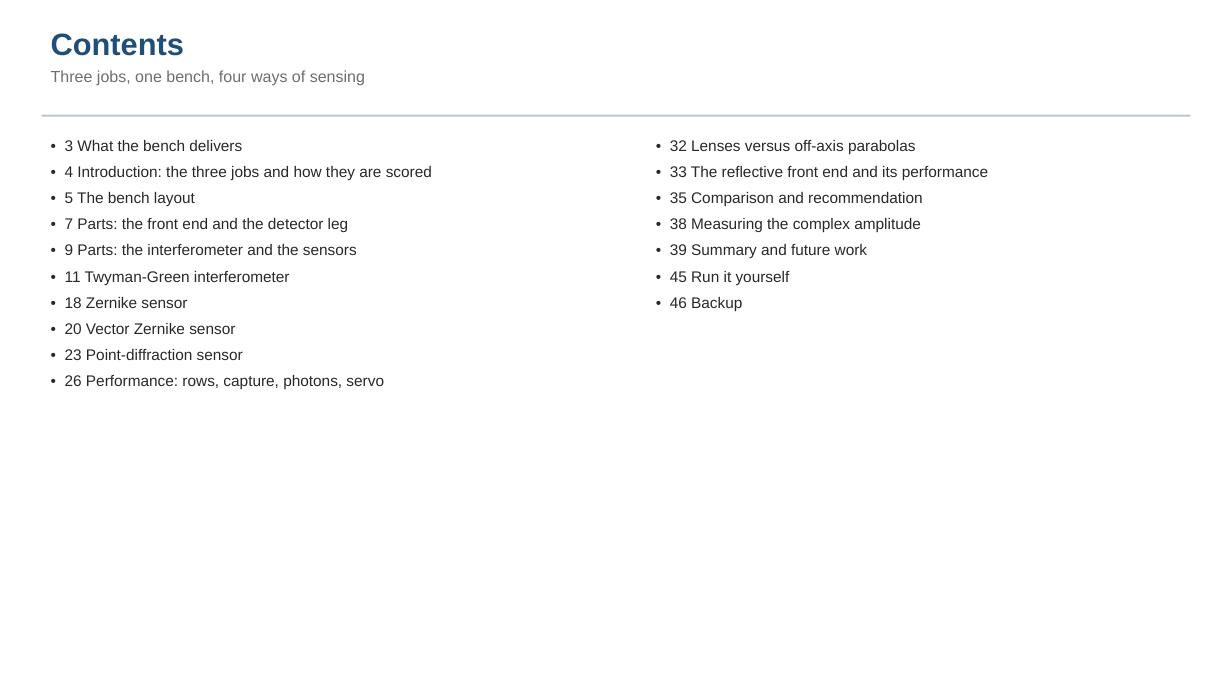
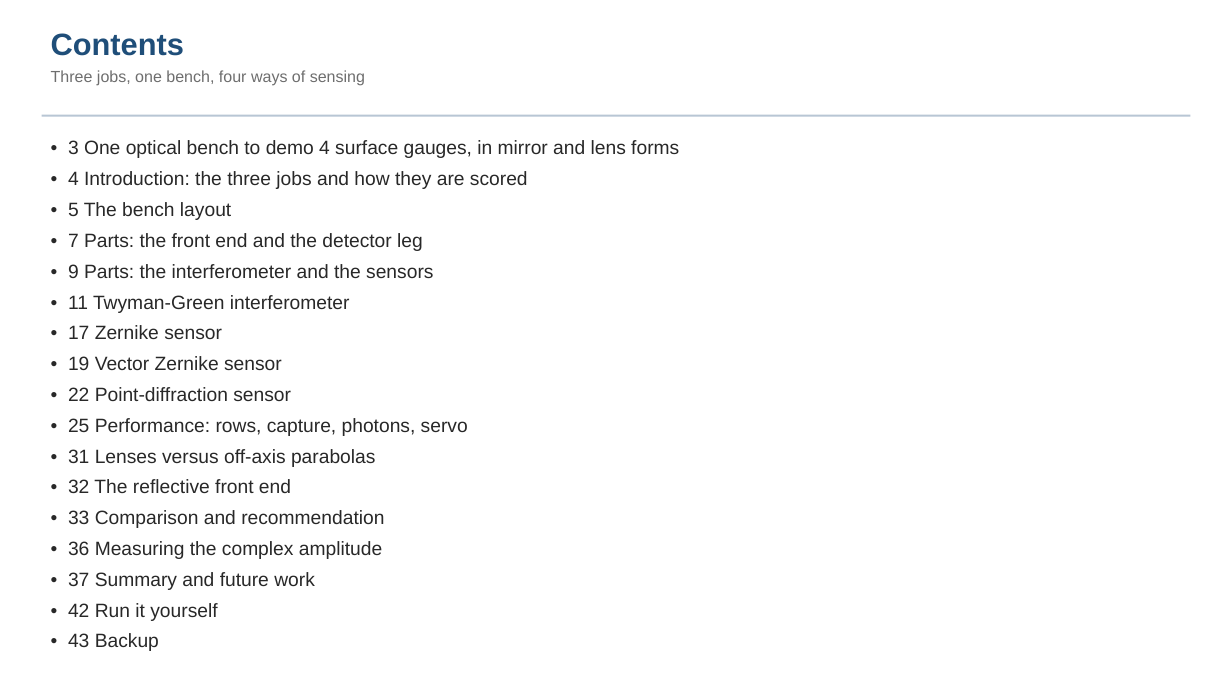
Before and after one commit to nasa-jpl/macos, a slide deck: slide 2 of demo_session/deck_gauges.pptx. Drawn at 1232x693 pixels with LibreOffice and Linux fonts; fonts in the diff are those of the drawing. Boxes give left, top, right and bottom in pixels: in the first picture for what was removed or moved away, otherwise in the second. Text is boxed around its words. In the diff, an @@ line names an element or a change of style, - is before the commit and + after.

```diff
--- a/demo_session/deck_gauges.pptx
+++ b/demo_session/deck_gauges.pptx
@@ text at <box>68,140,679,158</box>: text changed; size 12 to 15 pt @@
-• 3 What the bench delivers
+• 3 One optical bench to demo 4 surface gauges, in mirror and lens forms
@@ text removed at <box>670,140,988,311</box> @@
-• 32 Lenses versus off-axis parabolas
-• 33 The reflective front end and its performance
-• 35 Comparison and recommendation
-• 38 Measuring the complex amplitude
-• 39 Summary and future work
-• 45 Run it yourself
-• 46 Backup
@@ text at <box>68,171,528,313</box>: size 12 to 15 pt in "• 4 Introduction: the three jobs and ...", "• 5 The bench layout", "• 7 Parts: the front end and ...", "• 9 Parts: the interferometer and the ..." and 1 more places @@
@@ text at <box>68,325,468,651</box>: text changed; size 12 to 15 pt @@
-• 18 Zernike sensor
-• 20 Vector Zernike sensor
-• 23 Point-diffraction sensor
-• 26 Performance: rows, capture, photons, servo
+• 17 Zernike sensor
+• 19 Vector Zernike sensor
+• 22 Point-diffraction sensor
+• 25 Performance: rows, capture, photons, servo
+• 31 Lenses versus off-axis parabolas
+• 32 The reflective front end
+• 33 Comparison and recommendation
+• 36 Measuring the complex amplitude
+• 37 Summary and future work
+• 42 Run it yourself
+• 43 Backup
```
Also in this commit, not shown: 33 other slides changed, 1 slide added, 5 slides removed, 2 other files.
